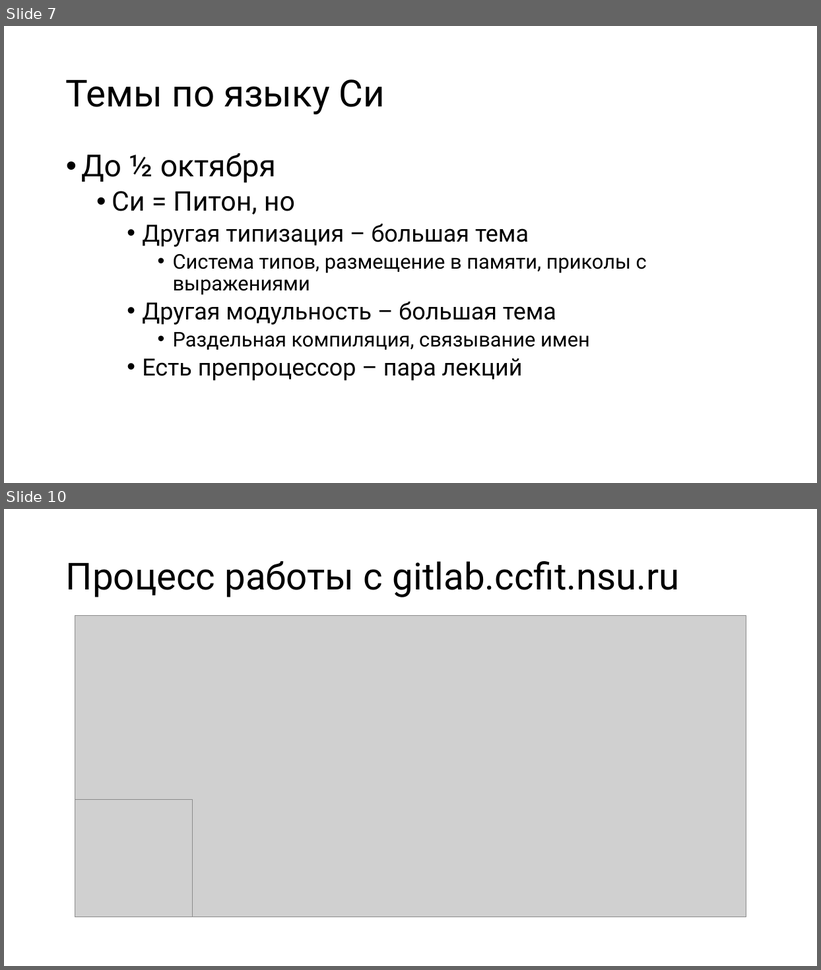
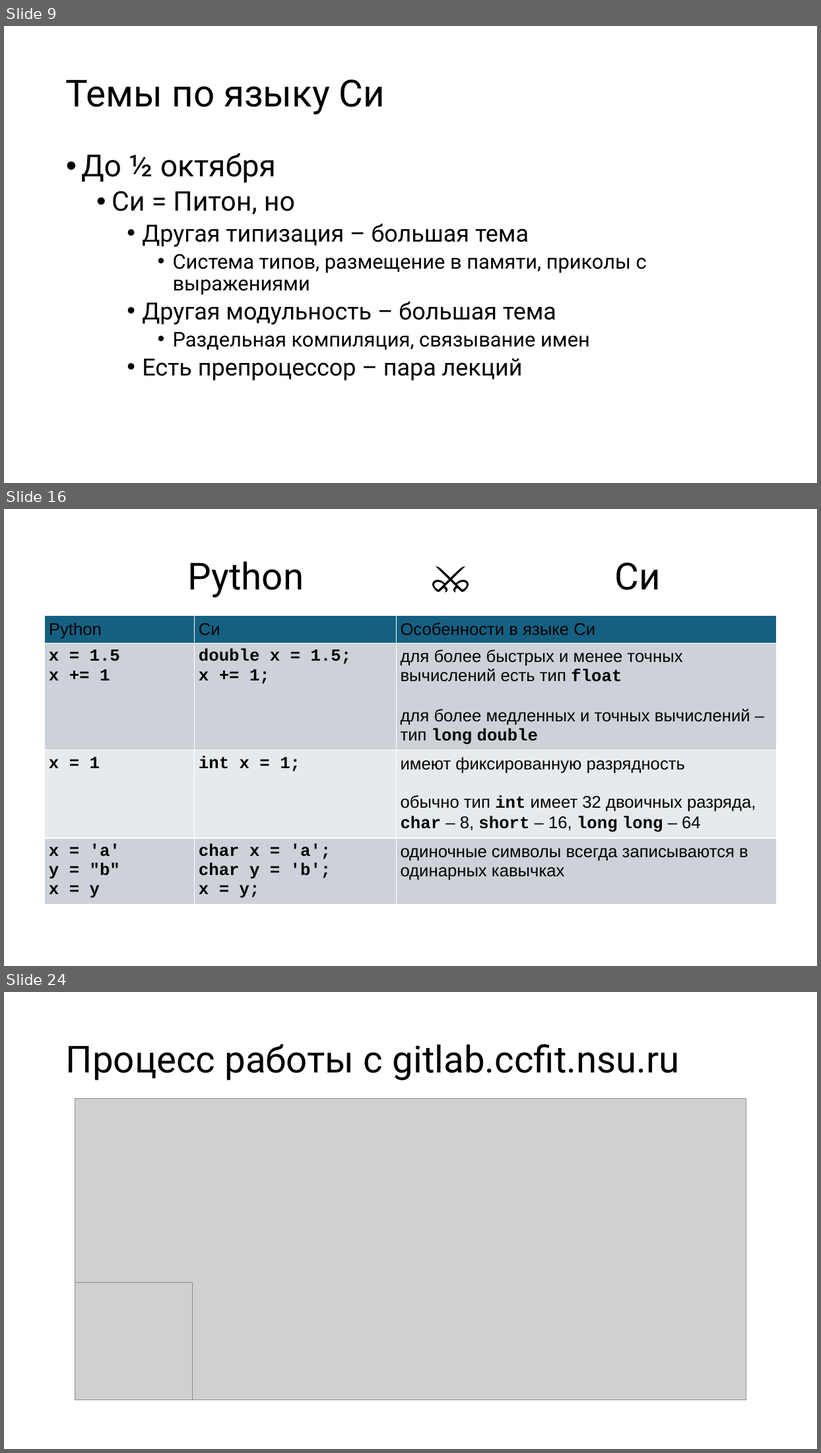
Before and after one commit to Evgueni-Petrov-aka-espetrov/Algorithms-and-Programming-in-C-pptx, a slide deck: 00 План-капкан до весны.pptx. Shown one above the other, each under a label of ours: slides 7 and 10 before the commit, slides 9, 16 and 24 after it; the slides between them are not shown. The pictures are 821x970 and 821x1453 pixels, drawn with LibreOffice and Linux fonts; fonts in the diff are those of the drawing; grey boxes stand for pictures. Boxes give left, top, right and bottom in pixels: in the first picture for what was removed or moved away, otherwise in the second. Text is boxed around its words. In the diff, an @@ line names an element or a change of style, - is before the commit and + after.

```diff
--- a/00 План-капкан до весны.pptx
+++ b/00 План-капкан до весны.pptx
@@ slide 16 added at (x1=4, y1=509, x2=817, y2=966), background #FFFFFF @@
@@ title added at (x1=188, y1=561, x2=661, y2=597), 44 pt, text #000000 @@
+Python ⚔️ Си
@@ table added at (x1=45, y1=616, x2=778, y2=914), 4 rows, 3 columns @@
+Python | Си | Особенности в языке Си
+x = 1.5 / x += 1 | double x = 1.5; / x += 1; | для более быстрых и менее точных вычислений есть тип float / для более медленных и точных вычислений – тип long double
+x = 1 | int x = 1; | имеют фиксированную разрядность / обычно тип int имеет 32 двоичных разряда, char – 8, short – 16, long long – 64
+x = 'a' / y = "b" / x = y | char x = 'a'; / char y = 'b'; / x = y; | одиночные символы всегда записываются в одинарных кавычках
@@ what was slide 7 is now slide 9 @@
@@ what was slide 10 is now slide 24 @@
```
Also in this commit, not shown: 4 slides changed, 13 other slides added.
